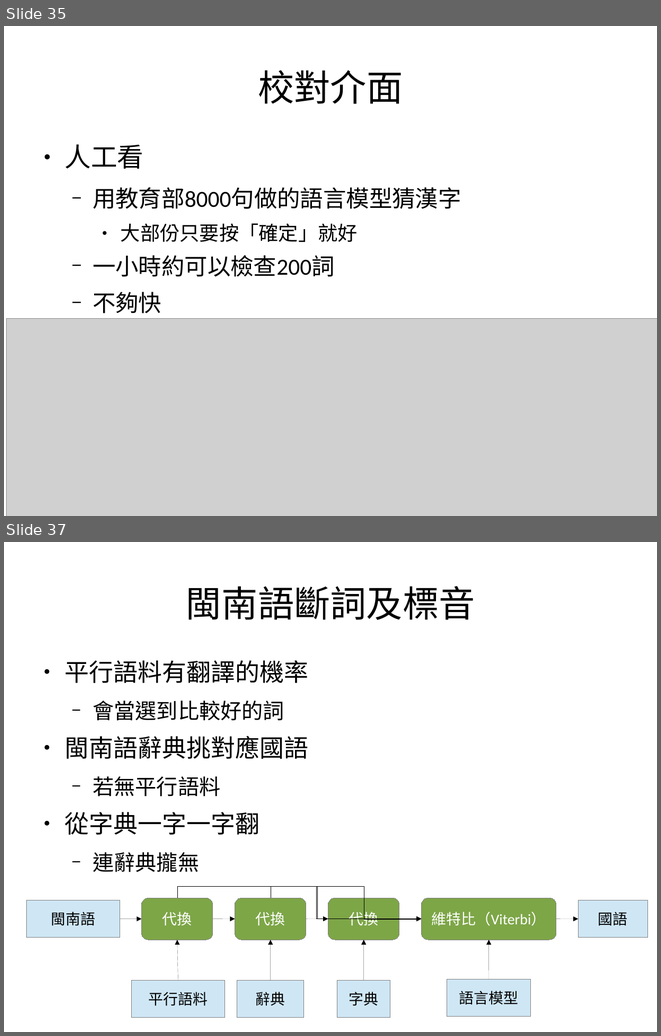
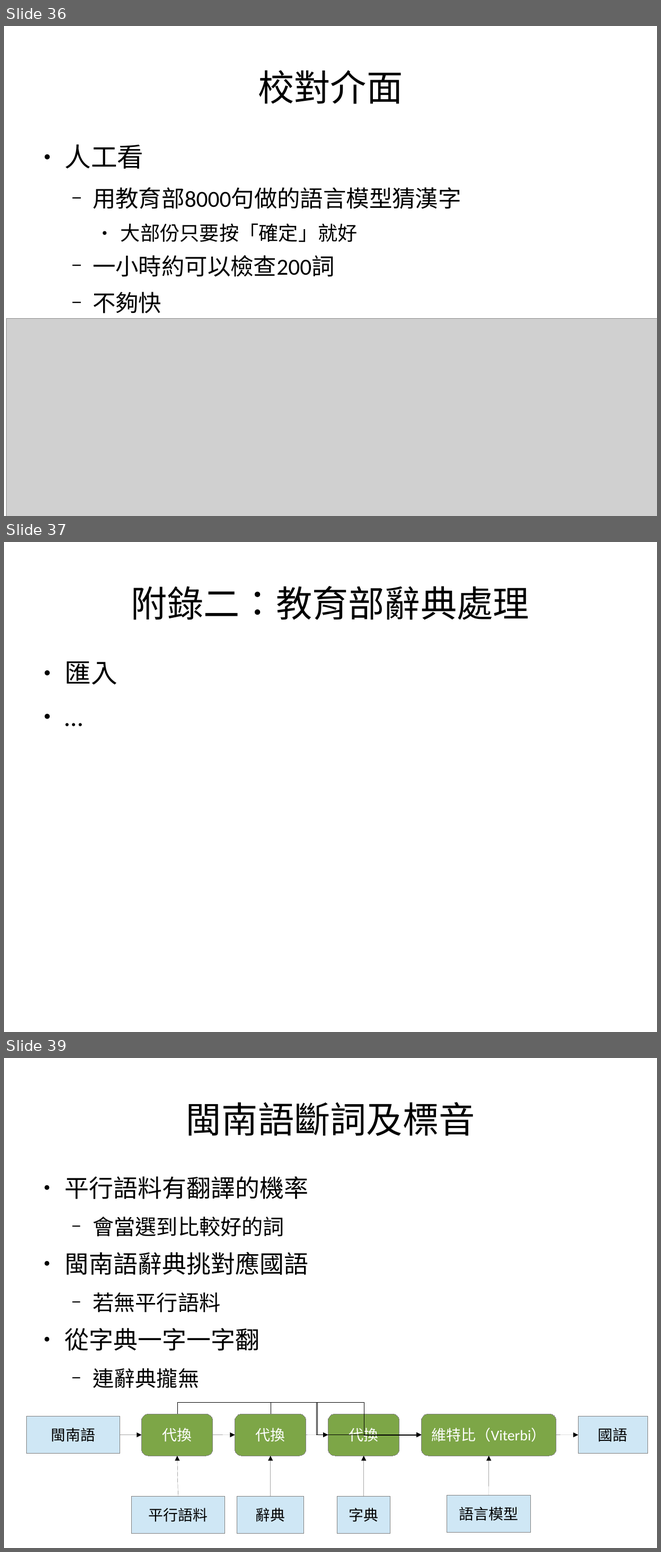
Before and after one commit to sih4sing5hong5/po3-ko3_tau5-iann2-phinn3, a slide deck: 翻譯報告.odp. Shown one above the other, each under a label of ours: slides 35 and 37 before the commit, slides 36, 37 and 39 after it; the slides between them are not shown. The pictures are 661x1036 and 661x1552 pixels, drawn with LibreOffice and Linux fonts; fonts in the diff are those of the drawing; grey boxes stand for pictures. Boxes give left, top, right and bottom in pixels: in the first picture for what was removed or moved away, otherwise in the second. Text is boxed around its words. In the diff, an @@ line names an element or a change of style, - is before the commit and + after.

Commit message:
加第四節佮附錄二 丞宏

```diff
--- a/翻譯報告.odp
+++ b/翻譯報告.odp
@@ slide 37 added at [4, 542, 657, 1032], background #FFFFFF @@
@@ title added at [131, 586, 529, 620], 44 pt, text #000000 @@
+附錄二：教育部辭典處理
@@ text added at [64, 661, 117, 685], 32 pt, text #000000 @@
+● 匯入
+● …
@@ what was slide 35 is now slide 36 @@
@@ what was slide 37 is now slide 39 @@
```
Also in this commit, not shown: 1 slide changed, 1 other slide added.
